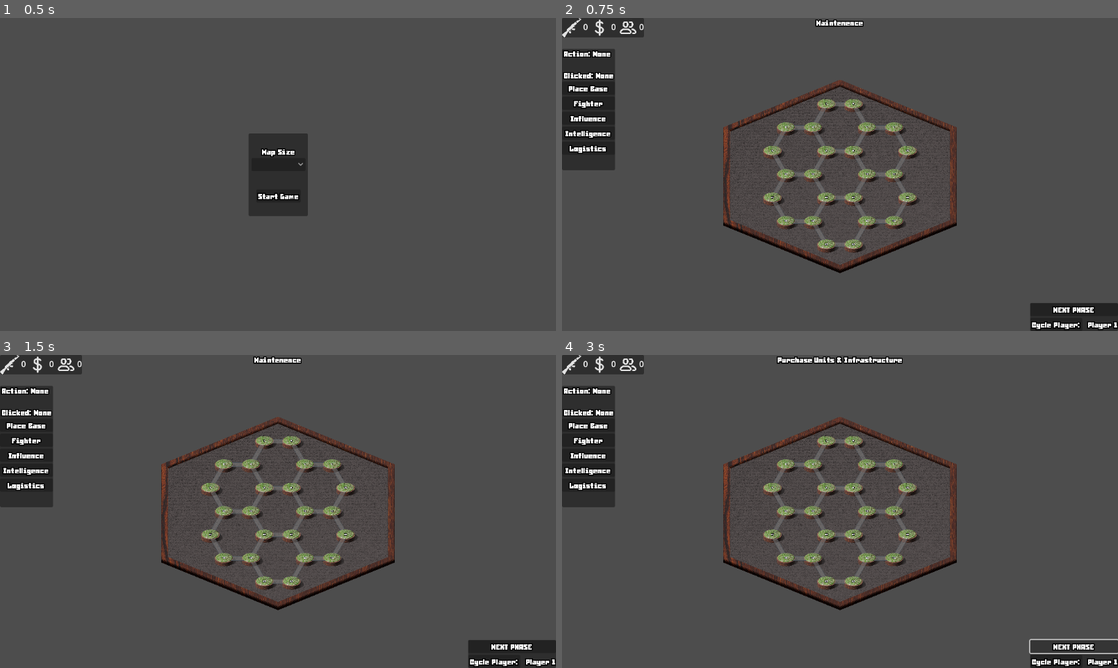
Above: before the commit, frames 1-4 (two rows, left to right).
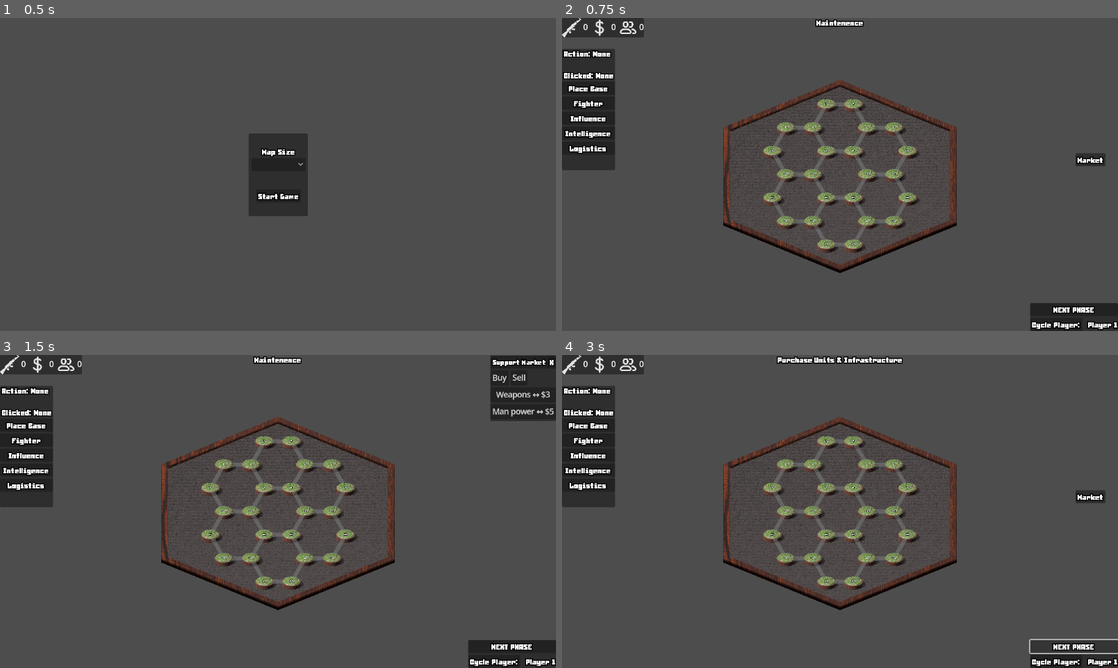
Above: after the commit, the same moments.

Repository: Sheepy3/insurgencygame
Game: Godot game, scene res://MapStuff/Map.tscn
Same seed, same stepped clock (60 frames per second), same inputs: the game is played once before the commit and once after it.
Inputs (mouse positions are in pixels of both pictures, inside the frame that each line leads up to):
- Up to frame 1 (0.5 s): no input
- Up to frame 2 (0.75 s): click "Start Game" at 0.5 s
- Up to frame 3 (1.5 s): click (528, 495) at 1.25 s, where only the run after the commit has a clickable "Market"
- Up to frame 4 (3 s): click (1112, 361) at 2 s, where only the run after the commit has a clickable "X"; click "NEXT PHASE" at 2.75 s

Frame 1 is identical in both runs. In frame 2, 0.2% of the frame differs, in the area x 92-98%, y 43-48%; in frame 3, 2.3%, in the area x 88-100%, y 0-22%; in frame 4, 0.2%.

Commit message:
Added skeletal support market UI

Diff:
--- a/GUI/Game_UI.tscn
+++ b/GUI/Game_UI.tscn
@@ -14,6 +14,20 @@
 font_color = Color(1, 0, 0, 1)
 outline_size = 9
 outline_color = Color(0.251859, 0, 0.0484084, 1)
+
+[sub_resource type="LabelSettings" id="LabelSettings_tsku8"]
+font = ExtResource("4_w20xb")
+font_size = 22
+outline_size = 9
+outline_color = Color(0, 0, 0, 1)
+
+[sub_resource type="Theme" id="Theme_tsku8"]
+default_font = ExtResource("4_w20xb")
+default_font_size = 24
+Button/colors/font_color = Color(1, 1, 1, 1)
+Button/colors/font_outline_color = Color(0, 0, 0, 1)
+Button/constants/outline_size = 9
+OptionButton/constants/outline_size = 9
 
 [node name="UI" type="CanvasLayer"]
 script = ExtResource("1_2if7r")
@@ -184,6 +198,75 @@
 layout_mode = 2
 text = "0"
 
+[node name="Store_Container" type="PanelContainer" parent="."]
+offset_left = 1016.0
+offset_top = 1.0
+offset_right = 1152.0
+offset_bottom = 137.0
+
+[node name="VBoxContainer" type="VBoxContainer" parent="Store_Container"]
+layout_mode = 2
+
+[node name="PanelContainer" type="PanelContainer" parent="Store_Container/VBoxContainer"]
+layout_mode = 2
+
+[node name="HBoxContainer" type="HBoxContainer" parent="Store_Container/VBoxContainer/PanelContainer"]
+layout_mode = 2
+size_flags_horizontal = 8
+
+[node name="Label" type="Label" parent="Store_Container/VBoxContainer/PanelContainer/HBoxContainer"]
+layout_mode = 2
+text = "Support Market"
+label_settings = SubResource("LabelSettings_tsku8")
+horizontal_alignment = 1
+
+[node name="Close_Button" type="Button" parent="Store_Container/VBoxContainer/PanelContainer/HBoxContainer"]
+layout_mode = 2
+size_flags_horizontal = 10
+size_flags_vertical = 4
+theme = SubResource("Theme_tsku8")
+text = "X"
+
+[node name="HBoxContainer" type="HBoxContainer" parent="Store_Container/VBoxContainer"]
+layout_mode = 2
+
+[node name="VBoxContainer" type="VBoxContainer" parent="Store_Container/VBoxContainer/HBoxContainer"]
+layout_mode = 2
+
+[node name="Buy_Button" type="Button" parent="Store_Container/VBoxContainer/HBoxContainer/VBoxContainer"]
+layout_mode = 2
+size_flags_vertical = 6
+text = "Buy"
+
+[node name="VBoxContainer2" type="VBoxContainer" parent="Store_Container/VBoxContainer/HBoxContainer"]
+layout_mode = 2
+
+[node name="Sell_Button" type="Button" parent="Store_Container/VBoxContainer/HBoxContainer/VBoxContainer2"]
+layout_mode = 2
+text = "Sell"
+
+[node name="HBoxContainer3" type="HBoxContainer" parent="Store_Container/VBoxContainer"]
+layout_mode = 2
+
+[node name="VBoxContainer" type="VBoxContainer" parent="Store_Container/VBoxContainer/HBoxContainer3"]
+layout_mode = 2
+
+[node name="Weapons_Button" type="Button" parent="Store_Container/VBoxContainer/HBoxContainer3/VBoxContainer"]
+layout_mode = 2
+text = "Weapons ↔ $3"
+
+[node name="Manpower_Button" type="Button" parent="Store_Container/VBoxContainer/HBoxContainer3/VBoxContainer"]
+layout_mode = 2
+text = "Man power ↔ $5"
+
+[node name="Open_Market_Button" type="Button" parent="."]
+offset_left = 1064.0
+offset_top = 280.0
+offset_right = 1126.0
+offset_bottom = 307.0
+theme = ExtResource("3_fbkqq")
+text = "Market"
+
 [connection signal="pressed" from="PanelContainer/VBoxContainer/Base_Button" to="." method="_on_base_button_pressed"]
 [connection signal="pressed" from="PanelContainer/VBoxContainer/Fighter_Button" to="." method="_on_fighter_button_pressed"]
 [connection signal="pressed" from="PanelContainer/VBoxContainer/Influence_Button" to="." method="_on_influence_button_pressed"]
@@ -192,3 +275,5 @@
 [connection signal="pressed" from="PanelContainer2/VBoxContainer/Phase_Button" to="." method="_on_phase_button_pressed"]
 [connection signal="pressed" from="PanelContainer2/VBoxContainer/HSplitContainer/Player_Switch_Button" to="." method="_on_player_switch_button_pressed"]
 [connection signal="timeout" from="Error_timer" to="." method="_on_error_timer_timeout"]
+[connection signal="pressed" from="Store_Container/VBoxContainer/PanelContainer/HBoxContainer/Close_Button" to="." method="_on_close_button_pressed"]
+[connection signal="pressed" from="Open_Market_Button" to="." method="_on_open_market_button_pressed"]
--- a/GUI/game_ui.gd
+++ b/GUI/game_ui.gd
@@ -9,6 +9,7 @@
 	Overseer.change_phase.connect(_phase_switch_ui)
 	Overseer.cycle_players()
 	_phase_switch_ui()
+	$Store_Container.hide()
 	pass # Replace with function body.
 
 
@@ -60,9 +61,7 @@
 			$Current_Phase.text = "Collect Resources"
 
 func _on_phase_button_pressed() -> void:
-
 	Overseer.cycle_phases()
-
 
 func action_error(error_message:String) -> void:
 	$Error_Message.text = error_message
@@ -71,3 +70,11 @@
 
 func _on_error_timer_timeout() -> void:
 	$Error_Message.hide()
+
+func _on_open_market_button_pressed() -> void:
+	$Store_Container.show()
+	$Open_Market_Button.hide()
+
+func _on_close_button_pressed() -> void:
+	$Store_Container.hide()
+	$Open_Market_Button.show()
Not shown, changed: Deprecated/Path.png.import
Not shown: 1 places in GUI/Game_UI.tscn that only renumber resources
